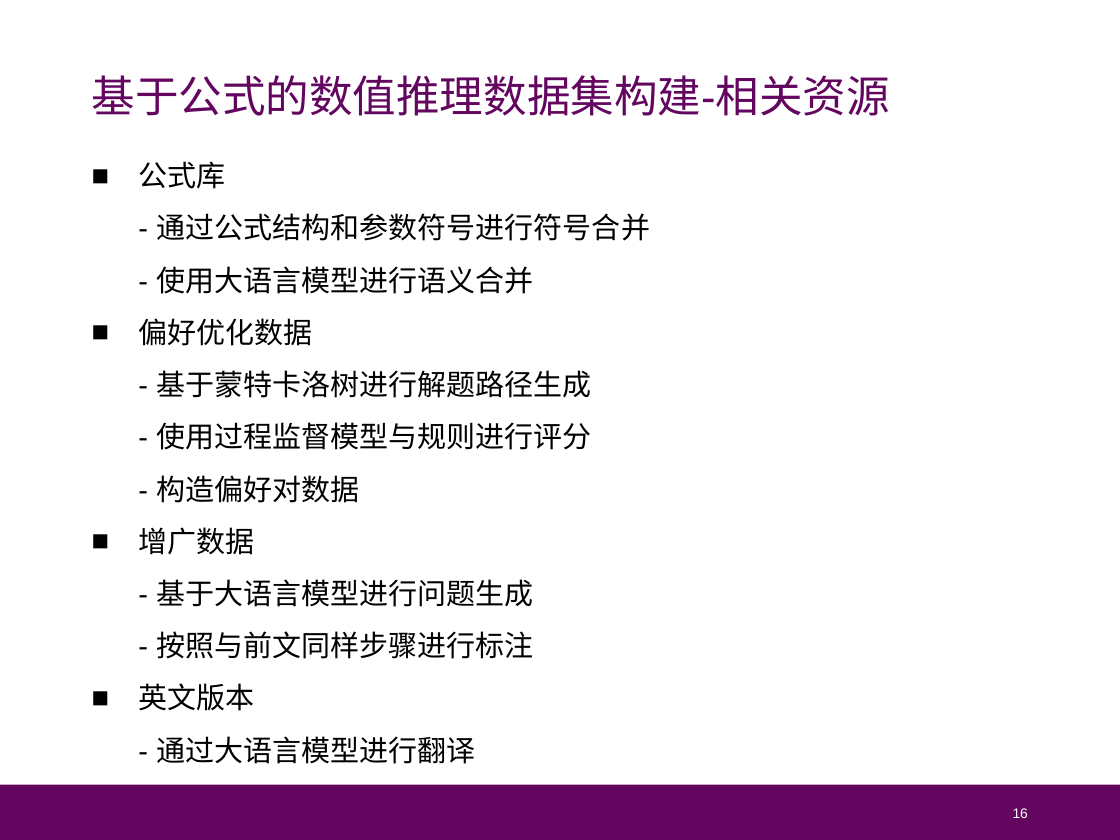
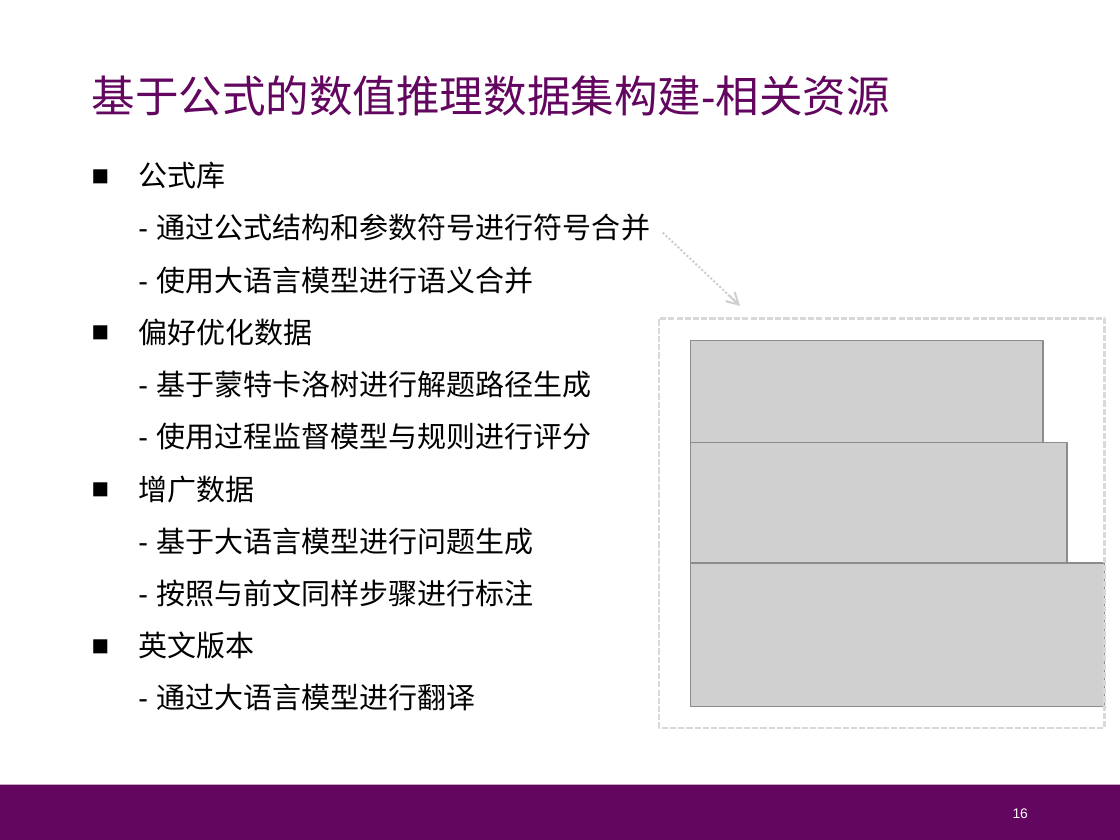
Before and after one commit to Cat-Overflow/NJU_thesis, a slide deck: slide 16 of 毕业答辩/论文答辩_朱博林.pptx. Drawn at 1120x840 pixels with LibreOffice and Linux fonts; fonts in the diff are those of the drawing; grey boxes stand for pictures. Boxes give left, top, right and bottom in pixels: in the first picture for what was removed or moved away, otherwise in the second. Text is boxed around its words. In the diff, an @@ line names an element or a change of style, - is before the commit and + after.

Commit message:
update

```diff
--- a/毕业答辩/论文答辩_朱博林.pptx
+++ b/毕业答辩/论文答辩_朱博林.pptx
@@ arrow added from (662, 233) to (740, 306), #D0CECE 1 pt dashed @@
@@ text at [138,318,592,450]: text changed @@
-■ 偏好优化数据
-  - 基于蒙特卡洛树进行解题路径生成
-  - 使用过程监督模型与规则进行评分
-  - 构造偏好对数据
+■ 偏好优化数据
+  - 基于蒙特卡洛树进行解题路径生成
+  - 使用过程监督模型与规则进行评分
@@ rectangle added at [659,318,1105,726], outline #D9D9D9 1 pt dashed @@
@@ picture added at [690,340,1042,441] @@
@@ picture added at [690,443,1066,564] @@
@@ picture added at [690,562,1104,705] @@
```
Also in this commit, not shown: 6 other slides changed.
